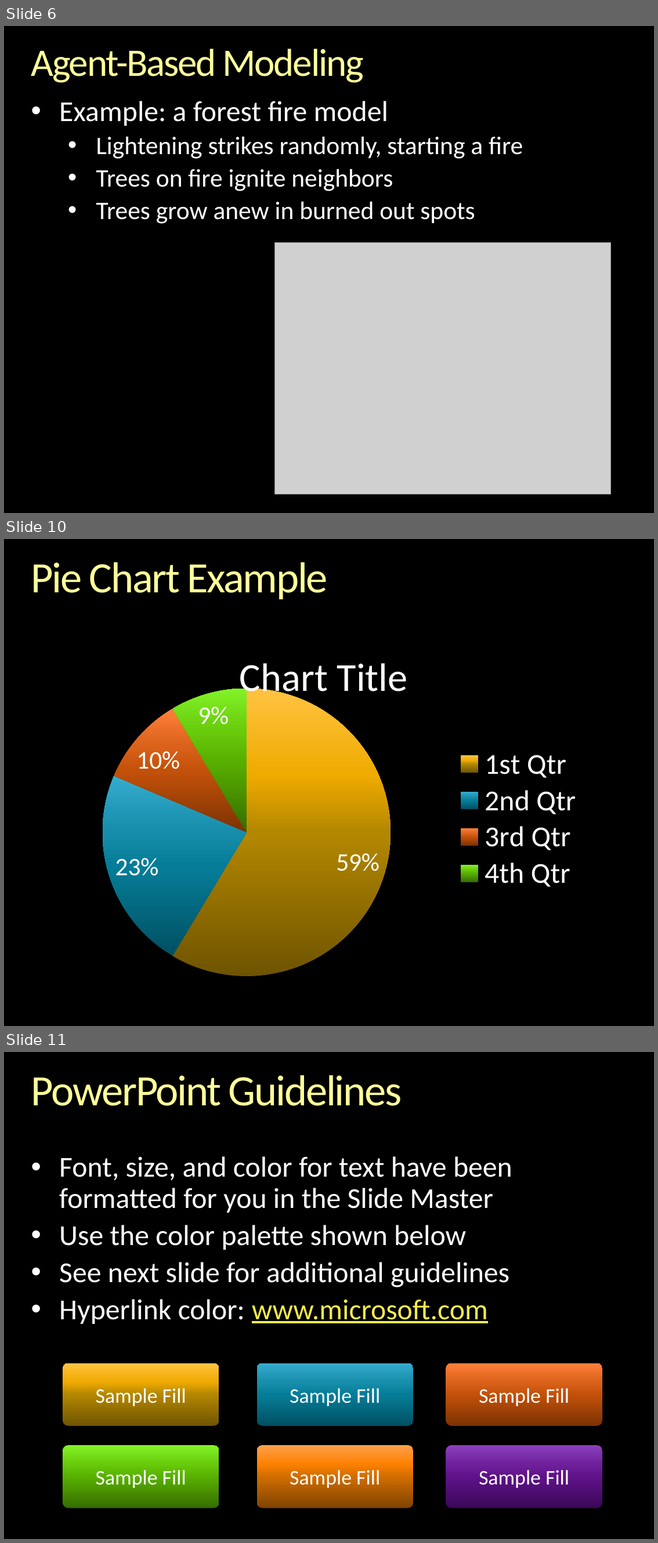
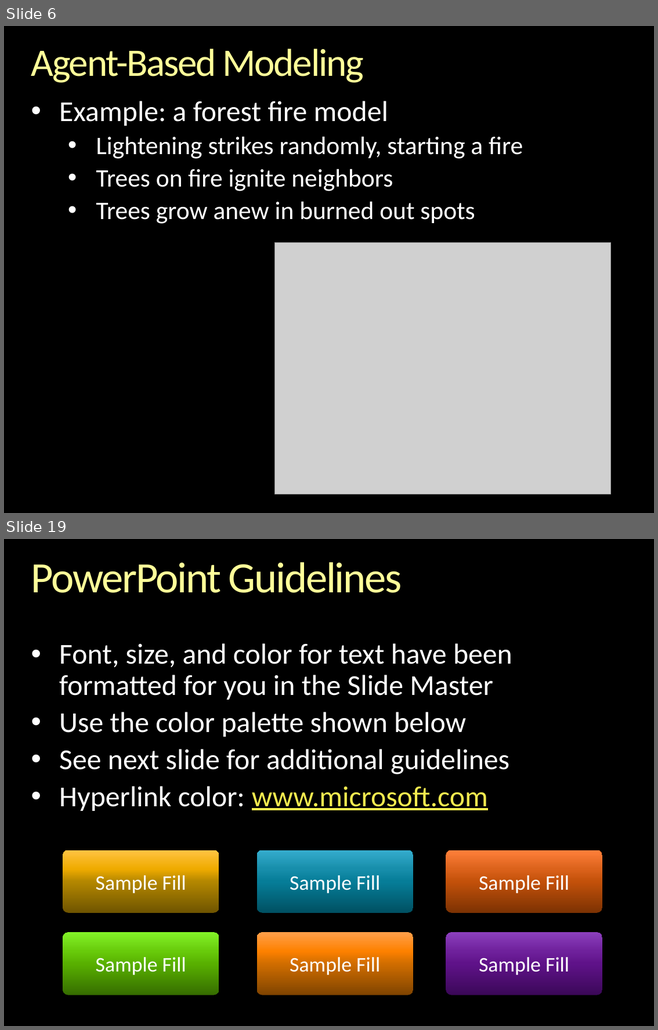
Before and after one commit to gcallah/indras_net, a slide deck: docs/GenericProgrammingAndABM.pptx. Shown one above the other, each under a label of ours: slides 6, 10 and 11 before the commit, slides 6 and 19 after it; the slides between them are not shown. The pictures are 658x1543 and 658x1030 pixels, drawn with LibreOffice and Linux fonts; fonts in the diff are those of the drawing; grey boxes stand for pictures; background and template pictures are left out. Boxes give left, top, right and bottom in pixels: in the first picture for what was removed or moved away, otherwise in the second. Text is boxed around its words. In the diff, an @@ line names an element or a change of style, - is before the commit and + after.

```diff
--- a/docs/GenericProgrammingAndABM.pptx
+++ b/docs/GenericProgrammingAndABM.pptx
@@ slide 10 removed at box(4, 539, 654, 1026), background picture (left out) @@
@@ title removed at box(31, 562, 328, 599) @@
-Pie Chart Example
@@ pie chart removed at box(48, 631, 600, 978) @@
-title "Chart Title"
-categories: 1st Qtr, 2nd Qtr, 3rd Qtr, 4th Qtr
-Chart Title: 59, 23, 10, 9
@@ what was slide 11 is now slide 19 @@
```
Also in this commit, not shown: 3 slides changed, 10 slides added, 4 other slides removed.
